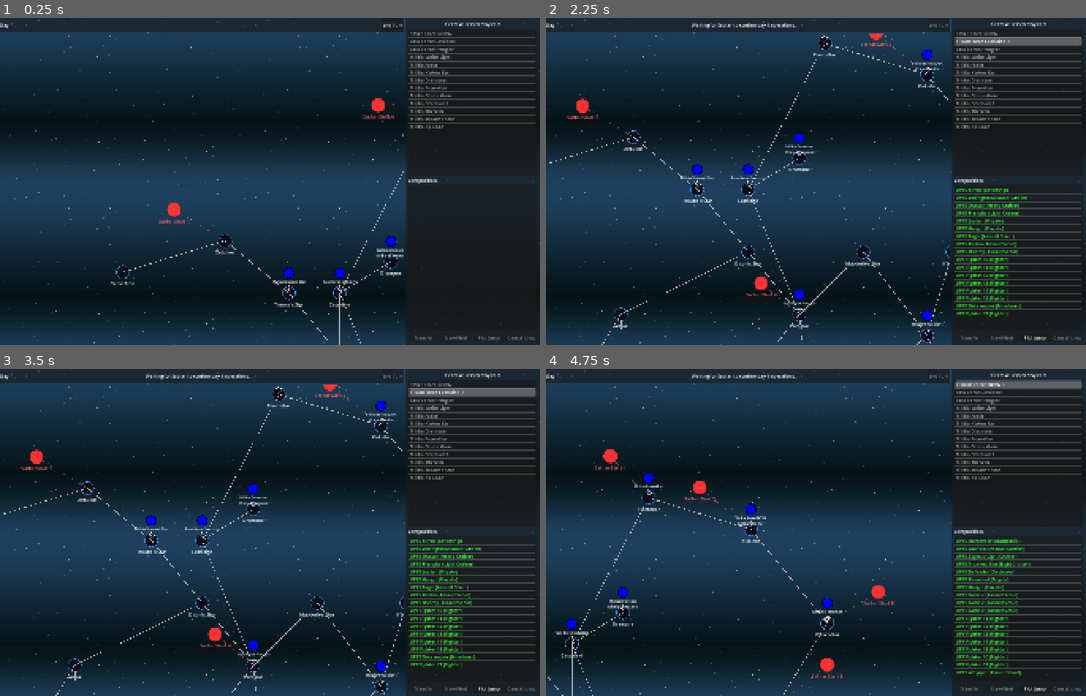
Above: before the commit, frames 1-4 (two rows, left to right).
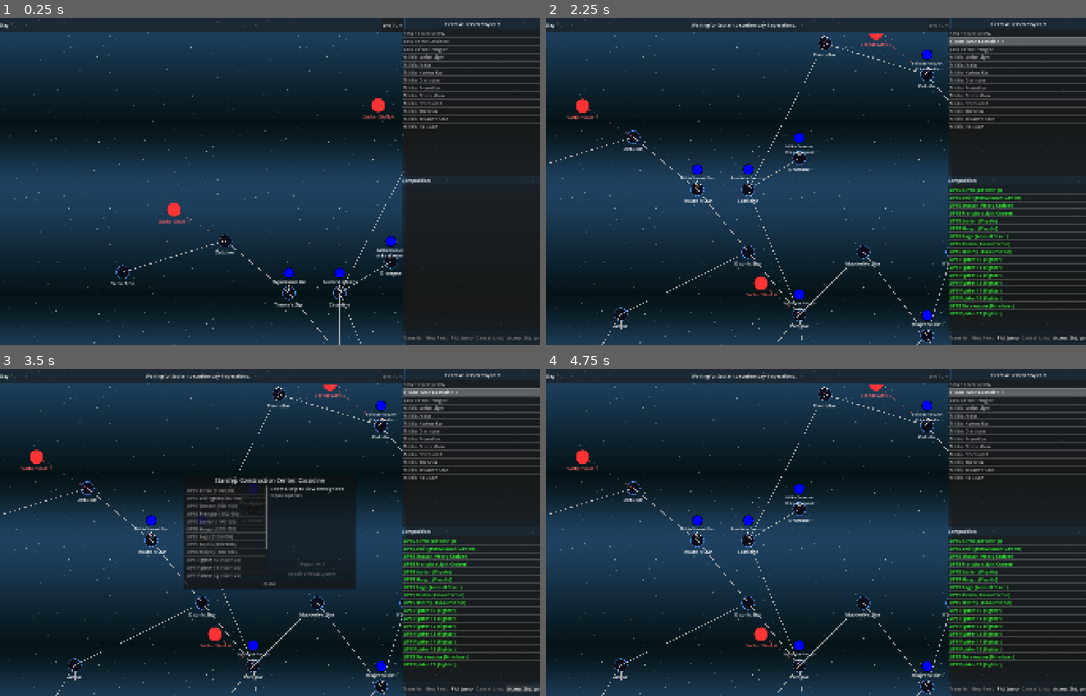
Above: after the commit, the same moments.

Repository: jjeffers/sf-kh-simulator
Game: Godot game, scene res://Scenes/CampaignMap.tscn
Same seed, same stepped clock (60 frames per second), same inputs: the game is played once before the commit and once after it. This scene is started directly instead of the project's main scene.
Inputs (mouse positions are in pixels of both pictures, inside the frame that each line leads up to):
- Up to frame 1 (0.25 s): no input
- Up to frame 2 (2.25 s): click "End Turn" at 0.5 s; click (1064, 158) at 1.27 s; click (886, 273) at 2.02 s
- Up to frame 3 (3.5 s): click (523, 689) at 2.75 s, where only the run after the commit has a clickable "Access Shipyard"
- Up to frame 4 (4.75 s): click (929, 404) at 3.52 s; click (751, 509) at 4.27 s

The runs differ from the first frame. In frame 1, 1.2% of the frame differs, in the area x 74-100%, y 3-99%; in frame 2, 3.1%; in frame 3, 12%, in the area x 34-100%, y 3-99%; in frame 4, 8.4%.

Commit message:
Implement SCC interfaces and automatic Aftermath DCR repair rolls

Diff:
--- a/Scripts/CampaignManager.gd
+++ b/Scripts/CampaignManager.gd
@@ -38,6 +38,19 @@
 	"Cassidine", # Triad
 	"Gruna Garu", "Timeon"
 ]
+
+const UPF_STARSHIP_CONSTRUCTION_CENTERS = [
+	"Araks", "Cassidine", "Dramune", "Fromeltar",
+	"Prenglar", "Theseus", "Truane's Star", "White Light"
+]
+
+const UPF_SCC_CAPACITIES = {
+	"Araks": 20, "Cassidine": 50, "Dramune": 20, "Fromeltar": 40,
+	"Prenglar": 70, "Theseus": 20, "Truane's Star": 10, "White Light": 10
+}
+
+var sathar_repair_queue: Array = []
+var upf_scc_capacity_used: Dictionary = {}
 
 func _ready():
 	_load_map_data()
@@ -514,6 +527,79 @@
 			if can_supply:
 				_resupply_fleet(fleet)
 
+	# Reset UPF SCC Daily Capacity
+	upf_scc_capacity_used.clear()
+
+	# Process Sathar 6-Day Repair Queue
+	for i in range(sathar_repair_queue.size() - 1, -1, -1):
+		var repair_job = sathar_repair_queue[i]
+		repair_job["days_remaining"] -= 1
+
+		if repair_job["days_remaining"] <= 0:
+			var s_dict = repair_job["ship"]
+			var sys_id = repair_job["system_id"]
+
+			ConsoleManager.log_message("[color=green]Sathar SCC at %s has completed repairs on %s.[/color]" % [sys_id, s_dict.get("name", "Ship")])
+
+			# Spin up dummy ship to copy clean dictionary states
+			var dummy = load("res://Scripts/Ship.gd").new()
+			var cls = s_dict.get("class", "Fighter")
+			match cls:
+				"Fighter": dummy.configure_fighter()
+				"Assault Scout": dummy.configure_assault_scout()
+				"Frigate": dummy.configure_frigate()
+				"Minelayer": dummy.configure_minelayer()
+				"Destroyer": dummy.configure_destroyer()
+				"Light Cruiser": dummy.configure_light_cruiser()
+				"Heavy Cruiser": dummy.configure_heavy_cruiser()
+				"Battleship": dummy.configure_battleship()
+				"Assault Carrier": dummy.configure_assault_carrier()
+
+			s_dict["hull"] = dummy.max_hull
+			s_dict["max_hull"] = dummy.max_hull
+			s_dict["current_adf_modifier"] = 0
+			s_dict["unrepairable_adf_modifier"] = 0
+			s_dict["current_mr_modifier"] = 0
+			s_dict["unrepairable_mr_modifier"] = 0
+			s_dict["has_electrical_fire"] = false
+			s_dict["has_disastrous_fire"] = false
+			s_dict["unrepairable_electrical_fire"] = false
+			s_dict["unrepairable_disastrous_fire"] = false
+			s_dict["ccs_damaged"] = false
+			s_dict["unrepairable_ccs"] = false
+			s_dict["icm_max"] = dummy.base_icm_max
+			s_dict["icm_current"] = dummy.base_icm_max
+			s_dict["unrepairable_icm"] = false
+			s_dict["ms_max"] = dummy.base_ms_max
+			s_dict["ms_current"] = dummy.base_ms_max
+			s_dict["unrepairable_ms"] = false
+			s_dict["unrepairable_hull"] = false
+
+			if s_dict.has("weapons"):
+				for i_w in range(min(dummy.weapons.size(), s_dict["weapons"].size())):
+					var orig_w = dummy.weapons[i_w]
+					var cur_w = s_dict["weapons"][i_w]
+					cur_w["is_crippled"] = false
+					cur_w["unrepairable"] = false
+					cur_w["ammo"] = orig_w.get("max_ammo", 0)
+					cur_w["max_ammo"] = orig_w.get("max_ammo", 0)
+
+			dummy.free()
+
+			# Append to an existing stationary Sathar fleet, or create a new one.
+			var placed = false
+			for f in fleets:
+				if f.faction == "Sathar" and f.current_system_id == sys_id and not f.is_moving():
+					f.ships.append(s_dict)
+					placed = true
+					break
+
+			if not placed:
+				var new_f = create_new_fleet("Sathar", sys_id, "Repaired Strike Group")
+				new_f.ships.append(s_dict)
+
+			sathar_repair_queue.remove_at(i)
+
 	emit_signal("campaign_day_advanced", current_day)
 
 	# After processing the turn, broadcast the new state and readiness
@@ -528,6 +614,8 @@
 		"destroyed_stations": destroyed_stations_count,
 		"destroyed_fortresses": destroyed_fortresses_count,
 		"active_encounters": active_encounters,
+		"upf_scc_capacity_used": upf_scc_capacity_used,
+		"sathar_repair_queue": sathar_repair_queue,
 		"fleets": []
 	}
 	for f in fleets:
@@ -634,6 +722,16 @@
 	destroyed_stations_count = state_data.get("destroyed_stations", 0)
 	destroyed_fortresses_count = state_data.get("destroyed_fortresses", 0)
 
+	if state_data.has("upf_scc_capacity_used"):
+		upf_scc_capacity_used = state_data["upf_scc_capacity_used"].duplicate(true)
+	else:
+		upf_scc_capacity_used.clear()
+
+	if state_data.has("sathar_repair_queue"):
+		sathar_repair_queue = state_data["sathar_repair_queue"].duplicate(true)
+	else:
+		sathar_repair_queue.clear()
+
 	active_encounters.clear()
 	for e in state_data.get("active_encounters", []):
 		active_encounters.append(e)
--- a/Scripts/CampaignMap.gd
+++ b/Scripts/CampaignMap.gd
@@ -33,6 +33,7 @@
 const BASE_MAP_SIZE := Vector2(2500, 2500)
 
 var active_encounter_dialog: Node = null
+var scc_btn: Button
 
 func _ready():
 	# CampaignManager is now a guaranteed Autoload
@@ -49,6 +50,12 @@
 	end_turn_btn.pressed.connect(_on_end_turn_pressed)
 	cancel_jump_btn.pressed.connect(_on_cancel_jump_pressed)
 	plot_jump_btn.toggled.connect(_on_plot_jump_toggled)
+
+	scc_btn = Button.new()
+	scc_btn.text = "Access Shipyard"
+	scc_btn.disabled = true
+	scc_btn.pressed.connect(_on_scc_btn_pressed)
+	cancel_jump_btn.get_parent().add_child(scc_btn)
 
 	fleet_list.item_selected.connect(_on_fleet_list_selected)
 	fleet_list.item_activated.connect(_on_fleet_list_activated)
@@ -377,6 +384,16 @@
 			station_icon.position = pos + Vector2(-12, -30)
 			systems_container.add_child(station_icon)
 
+		# Draw SCC indicator if present
+		if sys_name in campaign.UPF_STARSHIP_CONSTRUCTION_CENTERS:
+			var scc_icon = TextureRect.new()
+			scc_icon.texture = load("res://Assets/Maintenance.svg")
+			scc_icon.expand_mode = TextureRect.EXPAND_IGNORE_SIZE
+			scc_icon.custom_minimum_size = Vector2(24, 24)
+			# Position it offset to the other side of the circle
+			scc_icon.position = pos + Vector2(12, -30)
+			systems_container.add_child(scc_icon)
+
 	for start_c in campaign.start_circles:
 		var circle_id = "Start Circle " + str(int(start_c.get("id", 0)))
 		var pos = _get_system_pos(circle_id)
@@ -384,6 +401,14 @@
 
 		var node = _create_system_node(circle_id, display_name, pos, true)
 		systems_container.add_child(node)
+
+		# All Sathar Start Circles are SCCs
+		var scc_icon = TextureRect.new()
+		scc_icon.texture = load("res://Assets/Maintenance.svg")
+		scc_icon.expand_mode = TextureRect.EXPAND_IGNORE_SIZE
+		scc_icon.custom_minimum_size = Vector2(24, 24)
+		scc_icon.position = pos + Vector2(12, -30) # same top-right offset
+		systems_container.add_child(scc_icon)
 
 		var parent_sys_id = start_c.get("connected_system", "")
 		if campaign.systems.has(parent_sys_id):
@@ -608,6 +633,12 @@
 		_focus_camera_on_system(sys_name)
 		_draw_routes()
 
+func _on_scc_btn_pressed():
+	if selected_system_id == "": return
+	var repair_ui = load("res://Scripts/CampaignRepairUI.gd").new(selected_system_id, _get_my_faction())
+	add_child(repair_ui)
+	repair_ui.popup_centered()
+
 func _update_ui():
 	# Update Window Title
 	var my_faction = _get_my_faction()
@@ -641,8 +672,17 @@
 	fleet_list.clear()
 	plot_jump_btn.disabled = true
 	cancel_jump_btn.disabled = true
+	scc_btn.disabled = true
 
 	var my_faction = _get_my_faction()
+
+	if my_faction == "UPF" and selected_system_id in campaign.UPF_STARSHIP_CONSTRUCTION_CENTERS:
+		scc_btn.disabled = false
+	elif my_faction == "Sathar":
+		for c in campaign.start_circles:
+			if "Start Circle %d" % c.get("id", 0) == selected_system_id:
+				scc_btn.disabled = false
+				break
 
 	for i in range(campaign.fleets.size()):
 		var f = campaign.fleets[i]
--- /dev/null
+++ b/Scripts/CampaignRepairUI.gd
@@ -0,0 +1,264 @@
+extends PopupPanel
+class_name CampaignRepairUI
+
+var campaign: Node
+var system_id: String
+var faction: String
+
+var ship_list: ItemList
+var repair_hull_btn: Button
+var repair_sys_btn: Button
+var details_lbl: RichTextLabel
+
+var local_ships: Array = []
+var selected_ship_idx: int = -1
+
+func _init(p_system_id: String, p_faction: String):
+	campaign = Engine.get_main_loop().root.get_node("CampaignManager")
+	system_id = p_system_id
+	faction = p_faction
+
+	min_size = Vector2i(600, 400)
+	exclusive = true
+
+	var vbox = VBoxContainer.new()
+	vbox.set_anchors_and_offsets_preset(Control.PRESET_FULL_RECT)
+	add_child(vbox)
+
+	var header = Label.new()
+	header.text = "Starship Construction Center: " + system_id
+	header.horizontal_alignment = HORIZONTAL_ALIGNMENT_CENTER
+	header.add_theme_font_size_override("font_size", 20)
+	vbox.add_child(header)
+
+	var hbox = HBoxContainer.new()
+	hbox.size_flags_vertical = Control.SIZE_EXPAND_FILL
+	vbox.add_child(hbox)
+
+	ship_list = ItemList.new()
+	ship_list.size_flags_horizontal = Control.SIZE_EXPAND_FILL
+	ship_list.size_flags_stretch_ratio = 1.0
+	ship_list.item_selected.connect(_on_ship_selected)
+	hbox.add_child(ship_list)
+
+	var right_vbox = VBoxContainer.new()
+	right_vbox.size_flags_horizontal = Control.SIZE_EXPAND_FILL
+	right_vbox.size_flags_stretch_ratio = 1.0
+	hbox.add_child(right_vbox)
+
+	details_lbl = RichTextLabel.new()
+	details_lbl.bbcode_enabled = true
+	details_lbl.size_flags_vertical = Control.SIZE_EXPAND_FILL
+	right_vbox.add_child(details_lbl)
+
+	repair_hull_btn = Button.new()
+	repair_hull_btn.text = "Repair Hull"
+	repair_hull_btn.disabled = true
+	repair_hull_btn.pressed.connect(_on_repair_hull)
+	right_vbox.add_child(repair_hull_btn)
+
+	repair_sys_btn = Button.new()
+	repair_sys_btn.text = "Repair Critical System"
+	repair_sys_btn.disabled = true
+	repair_sys_btn.pressed.connect(_on_repair_sys)
+	right_vbox.add_child(repair_sys_btn)
+
+	var close_btn = Button.new()
+	close_btn.text = "Close"
+	close_btn.pressed.connect(func(): queue_free())
+	vbox.add_child(close_btn)
+
+	_refresh_data()
+
+func _refresh_data():
+	local_ships.clear()
+	ship_list.clear()
+	selected_ship_idx = -1
+	_update_details()
+
+	for f in campaign.fleets:
+		if f.faction == faction and f.current_system_id == system_id and not f.is_moving():
+			for i in range(f.ships.size()):
+				local_ships.append({"fleet": f, "ship_idx": i, "ship": f.ships[i]})
+				var s = f.ships[i]
+				var hp = s.get("hull", s.get("max_hull", 100))
+				var m_hp = s.get("max_hull", 100)
+				ship_list.add_item("%s (%d/%d)" % [s.get("name", "Ship"), hp, m_hp])
+
+func _on_ship_selected(idx: int):
+	selected_ship_idx = idx
+	_update_details()
+
+func _update_details():
+	if selected_ship_idx < 0 or selected_ship_idx >= local_ships.size():
+		details_lbl.text = "Select a ship to view damage and repair options."
+		repair_hull_btn.disabled = true
+		repair_sys_btn.disabled = true
+		if faction == "Sathar":
+			repair_sys_btn.visible = false
+			repair_hull_btn.text = "Enter 6-Day Construction Queue"
+		return
+
+	var entry = local_ships[selected_ship_idx]
+	var s = entry["ship"]
+	var txt = "[b]%s[/b]\n" % s.get("name", "Ship")
+
+	var is_damaged = false
+	var has_critical = false
+
+	var hp = s.get("hull", s.get("max_hull", 100))
+	var m_hp = s.get("max_hull", 100)
+	txt += "Hull: %d / %d" % [hp, m_hp]
+	if hp < m_hp:
+		txt += " [color=red](Damaged)[/color]"
+		is_damaged = true
+	if s.get("unrepairable_hull", false):
+		txt += " [color=red](Permanent)[/color]"
+	txt += "\n"
+
+	if s.get("unrepairable_adf_modifier", 0) > 0:
+		txt += "[color=red]ADF engines permanently crippled.[/color]\n"
+		has_critical = true
+	if s.get("unrepairable_mr_modifier", 0) > 0:
+		txt += "[color=red]MR engines permanently crippled.[/color]\n"
+		has_critical = true
+	if s.get("unrepairable_electrical_fire", false) or s.get("unrepairable_disastrous_fire", false):
+		txt += "[color=red]Structural Fires persisting.[/color]\n"
+		has_critical = true
+	if s.get("unrepairable_ccs", false):
+		txt += "[color=red]Computer system destroyed.[/color]\n"
+		has_critical = true
+	if s.get("unrepairable_icm", false) or s.get("unrepairable_ms", false):
+		txt += "[color=red]Defensive screens destroyed.[/color]\n"
+		has_critical = true
+
+	if s.has("weapons"):
+		for w in s["weapons"]:
+			if w.get("unrepairable", false):
+				txt += "[color=red]Weapon destroyed: %s[/color]\n" % w.get("name", "Unknown")
+				has_critical = true
+
+	if not is_damaged and not has_critical:
+		txt += "\n[color=green]Ship is fully operational.[/color]"
+
+	details_lbl.text = txt
+
+	if faction == "Sathar":
+		repair_sys_btn.visible = false
+		repair_hull_btn.text = "Enter 6-Day Construction Queue"
+		# Check if already queued
+		var is_queued = false
+		for q in campaign.sathar_repair_queue:
+			if q["ship"] == s:
+				is_queued = true
+				break
+		if is_queued:
+			repair_hull_btn.text = "(Currently in Queue)"
+			repair_hull_btn.disabled = true
+			details_lbl.text += "\n\n[color=yellow]This ship is currently undergoing repairs in the SCC queue.[/color]"
+		else:
+			repair_hull_btn.disabled = not (is_damaged or has_critical)
+	else:
+		# UPF Logic
+		var cap = campaign.UPF_SCC_CAPACITIES.get(system_id, 0)
+		var used = campaign.upf_scc_capacity_used.get(system_id, 0)
+		var avail = cap - used
+
+		txt += "\n\n[color=aqua]SCC Daily Capacity: %d / %d[/color]" % [avail, cap]
+		details_lbl.text = txt
+
+		repair_hull_btn.disabled = (not is_damaged) or (avail <= 0) or s.get("unrepairable_hull", false)
+		if hp >= m_hp: repair_hull_btn.disabled = true
+
+		repair_sys_btn.disabled = (not has_critical) or (avail < cap) # Repairing a system uses FULL daily capacity
+
+func _on_repair_hull():
+	if selected_ship_idx < 0: return
+
+	if faction == "Sathar":
+		# Add to queue
+		var entry = local_ships[selected_ship_idx]
+		var s = entry["ship"]
+		var f = entry["fleet"]
+
+		f.ships.remove_at(entry["ship_idx"])
+		if f.ships.size() == 0:
+			campaign.remove_fleet(f)
+
+		campaign.sathar_repair_queue.append({
+			"fleet_name": f.fleet_name,
+			"ship": s,
+			"days_remaining": 6,
+			"system_id": system_id
+		})
+
+		ConsoleManager.log_message("[color=green]Sathar command queued %s for 6 days of SCC repairs.[/color]" % s.get("name", "Ship"))
+		campaign.emit_signal("campaign_state_updated")
+		_refresh_data()
+	else:
+		# UPF Hull Repair
+		var entry = local_ships[selected_ship_idx]
+		var s = entry["ship"]
+		var hp = s.get("hull", s.get("max_hull", 100))
+		var m_hp = s.get("max_hull", 100)
+
+		var cap = campaign.UPF_SCC_CAPACITIES.get(system_id, 0)
+		var used = campaign.upf_scc_capacity_used.get(system_id, 0)
+		var avail = cap - used
+
+		var needed = m_hp - hp
+		var restored = min(needed, avail)
+
+		s["hull"] = hp + restored
+		campaign.upf_scc_capacity_used[system_id] = used + restored
+
+		ConsoleManager.log_message("[color=green]UPF SCC at %s patched %d hull points on %s.[/color]" % [system_id, restored, s.get("name", "Ship")])
+		campaign.emit_signal("campaign_state_updated")
+		_refresh_data()
+
+func _on_repair_sys():
+	if selected_ship_idx < 0 or faction == "Sathar": return
+
+	var entry = local_ships[selected_ship_idx]
+	var s = entry["ship"]
+	var cap = campaign.UPF_SCC_CAPACITIES.get(system_id, 0)
+
+	# Uses full capacity
+	campaign.upf_scc_capacity_used[system_id] = cap
+
+	# Repair one critical system (remove unrepairable flag)
+	var repaired_something = false
+	if s.get("unrepairable_adf_modifier", 0) > 0:
+		s["unrepairable_adf_modifier"] -= 1
+		repaired_something = true
+	elif s.get("unrepairable_mr_modifier", 0) > 0:
+		s["unrepairable_mr_modifier"] -= 1
+		repaired_something = true
+	elif s.get("unrepairable_electrical_fire", false):
+		s["unrepairable_electrical_fire"] = false
+		repaired_something = true
+	elif s.get("unrepairable_disastrous_fire", false):
+		s["unrepairable_disastrous_fire"] = false
+		repaired_something = true
+	elif s.get("unrepairable_ccs", false):
+		s["unrepairable_ccs"] = false
+		repaired_something = true
+	elif s.get("unrepairable_icm", false):
+		s["unrepairable_icm"] = false
+		repaired_something = true
+	elif s.get("unrepairable_ms", false):
+		s["unrepairable_ms"] = false
+		repaired_something = true
+	else:
+		if s.has("weapons"):
+			for w in s["weapons"]:
+				if w.get("unrepairable", false):
+					w["unrepairable"] = false
+					w["is_crippled"] = false # also fix the cripple state if making it repairable
+					repaired_something = true
+					break
+
+	if repaired_something:
+		ConsoleManager.log_message("[color=green]UPF SCC at %s dedicated full daily capacity to clear a critical damage lock on %s.[/color]" % [system_id, s.get("name", "Ship")])
+		campaign.emit_signal("campaign_state_updated")
+		_refresh_data()
--- a/Scripts/GameManager.gd
+++ b/Scripts/GameManager.gd
@@ -6811,10 +6811,99 @@
 	if NetworkManager.lobby_data != null and NetworkManager.lobby_data.get("scenario", "") == "campaign_encounter":
 		if is_instance_valid(btn_restart):
 			btn_restart.text = "Return to Campaign Map"
+		# Only process aftermath once on the server, local clients will just view the result
+		if _is_server_or_offline():
+			_process_aftermath_repairs()
 
 	panel_game_over.visible = true
 	_update_ui_state()
 	log_message(msg)
+
+func _process_aftermath_repairs():
+	log_message("[color=cyan]=== PROCESSING AFTERMATH REPAIRS ===[/color]")
+
+	for s in ships:
+		if not is_instance_valid(s): continue
+		if s.is_destroyed or s.hull <= 0: continue
+
+		var damage_keys = AutoRepairProcessor._get_repairable_keys(s)
+		for dk in damage_keys:
+			var roll = randi() % 100 + 1
+			var chance = s.max_dcr
+			if roll <= chance:
+				_apply_repair(s, dk)
+				log_message("[color=green]%s repaired %s (Roll: %d <= %d)[/color]" % [s.name, dk, roll, chance])
+			else:
+				if roll >= 99:
+					_mark_unrepairable(s, dk)
+					log_message("[color=red]%s permanently damaged %s (Roll: %d)[/color]" % [s.name, dk, roll])
+				else:
+					if dk == "hull": s.unrepairable_hull = true # Track hull failure so we block it further? Rule says "Any failed hull damage roll means no further hull repairs may be made." We can handle this logic later if SCC tries to repair it. For now, mark it unrepairable? Let's just log it.
+					log_message("[color=yellow]%s failed to repair %s (Roll: %d)[/color]" % [s.name, dk, roll])
+
+		if s.has_electrical_fire or s.has_disastrous_fire:
+			log_message("[color=red]%s was consumed by unresolved fires and destroyed![/color]" % s.name)
+			s.is_destroyed = true
+			s.hull = 0
+
+	# Update CampaignManager
+	var sys_name = NetworkManager.lobby_data.get("encounter_system", "")
+	for f in CampaignManager.fleets:
+		if f.current_system_id == sys_name and not f.is_moving():
+			for i in range(f.ships.size() - 1, -1, -1):
+				var c_ship = f.ships[i]
+				var c_name = c_ship.get("name", "")
+				var c_faction = f.faction
+
+				var tac_ship = null
+				for s in ships:
+					if is_instance_valid(s) and s.name == c_name and get_side_name(s.side_id) == c_faction:
+						tac_ship = s
+						break
+
+				if tac_ship == null or tac_ship.is_destroyed or tac_ship.hull <= 0:
+					f.ships.remove_at(i)
+					log_message("[color=red]Campaign updated: %s removed from fleet.[/color]" % c_name)
+				else:
+					c_ship["hull"] = tac_ship.hull
+					c_ship["max_hull"] = tac_ship.max_hull
+					c_ship["current_adf_modifier"] = tac_ship.current_adf_modifier
+					c_ship["unrepairable_adf_modifier"] = tac_ship.unrepairable_adf_modifier
+					c_ship["current_mr_modifier"] = tac_ship.current_mr_modifier
+					c_ship["unrepairable_mr_modifier"] = tac_ship.unrepairable_mr_modifier
+					c_ship["has_electrical_fire"] = tac_ship.has_electrical_fire
+					c_ship["has_disastrous_fire"] = tac_ship.has_disastrous_fire
+					c_ship["unrepairable_electrical_fire"] = tac_ship.unrepairable_electrical_fire
+					c_ship["unrepairable_disastrous_fire"] = tac_ship.unrepairable_disastrous_fire
+					c_ship["ccs_damaged"] = tac_ship.ccs_damaged
+					c_ship["unrepairable_ccs"] = tac_ship.unrepairable_ccs
+					c_ship["icm_max"] = tac_ship.icm_max
+					c_ship["icm_current"] = tac_ship.icm_current
+					c_ship["unrepairable_icm"] = tac_ship.unrepairable_icm
+					c_ship["ms_max"] = tac_ship.ms_max
+					c_ship["ms_current"] = tac_ship.ms_current
+					c_ship["unrepairable_ms"] = tac_ship.unrepairable_ms
+
+					if c_ship.has("weapons"):
+						for w_idx in range(c_ship["weapons"].size()):
+							if w_idx < tac_ship.weapons.size():
+								var cw = c_ship["weapons"][w_idx]
+								var tw = tac_ship.weapons[w_idx]
+								cw["ammo"] = tw.get("ammo", 0)
+								cw["is_crippled"] = tw.get("is_crippled", false)
+								cw["unrepairable"] = tw.get("unrepairable", false)
+
+	for i in range(CampaignManager.fleets.size() - 1, -1, -1):
+		if CampaignManager.fleets[i].ships.size() == 0:
+			CampaignManager.fleets.remove_at(i)
+
+	if CampaignManager.active_encounters.has(sys_name):
+		CampaignManager.active_encounters.erase(sys_name)
+
+	if _is_networked():
+		NetworkManager.sync_campaign_state.rpc(CampaignManager.serialize_state())
+	else:
+		CampaignManager.emit_signal("campaign_state_updated")
 
 func _on_restart():
 	if NetworkManager.lobby_data != null and NetworkManager.lobby_data.get("scenario", "") == "campaign_encounter":
